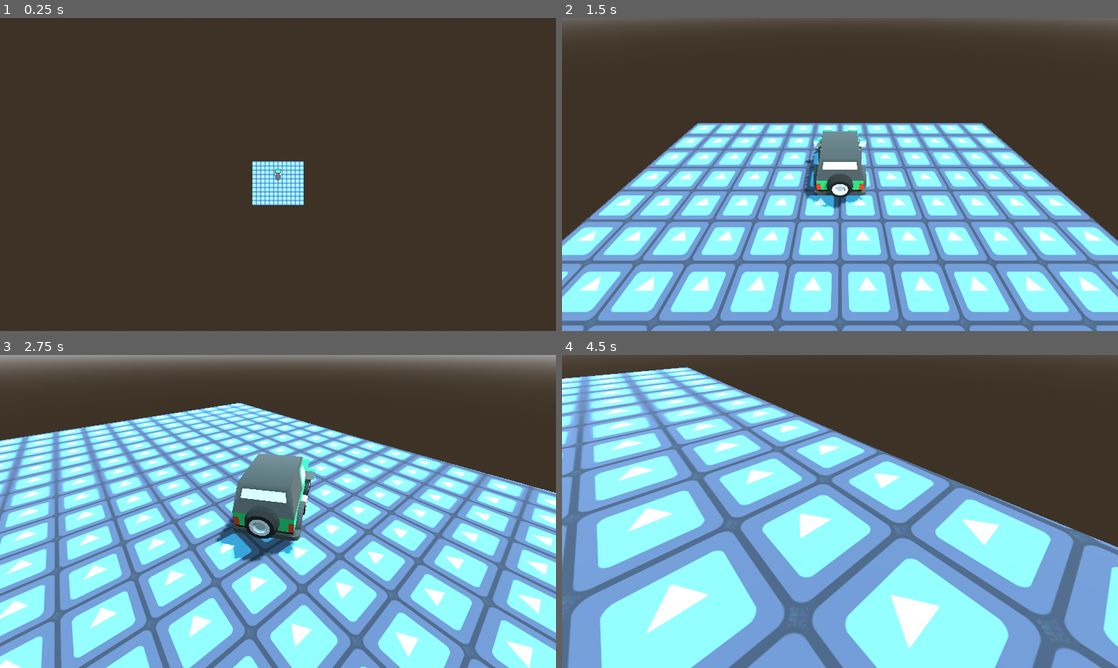
Above: before the commit, frames 1-4 (two rows, left to right).
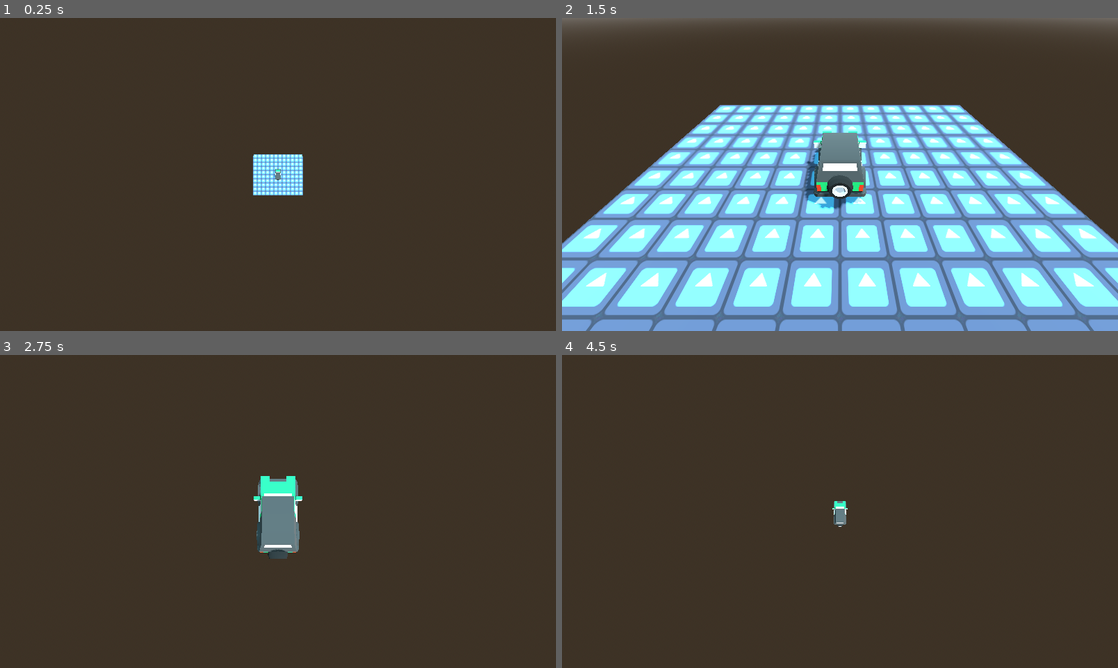
Above: after the commit, the same moments.

Repository: vachanbhogi/drive
Game: Godot game, scene res://world.tscn
Two runs of this game, one before a commit and one after it. Both use one fixed random seed, a clock stepped at 60 frames per second and the inputs below. The engine's default icon, where the game draws it, is replaced by a stand-in: a white triangle on a blue panel in a dark square.
Inputs:
- Up to frame 1 (0.25 s): no input
- Up to frame 2 (1.5 s): hold D (steer_right) 0.53-1.28 s; hold S (brake) from 1.28 s (still down)
- Up to frame 3 (2.75 s): release S (brake) at 2.03 s; hold D (steer_right) from 2.03 s (still down)
- Up to frame 4 (4.5 s): release D (steer_right) at 2.78 s; hold W (accelerate) 2.78-3.53 s; hold A (steer_left) from 3.53 s (still down)

The runs differ from the first frame. In frame 1, 1.1% of the frame differs, in the area x 45-55%, y 43-60%; in frame 2, 23%; in frame 3, 79%, in the area x 0-100%, y 0-100%; in frame 4, 73%.

Commit message:
Godot 4.2

Diff:
--- a/player/player.gd
+++ b/player/player.gd
@@ -15,6 +15,7 @@
 @onready var ground_ray = $CarMesh/RayCast3D
 @onready var right_wheel = $CarMesh/suv2/wheel_frontRight
 @onready var left_wheel = $CarMesh/suv2/wheel_frontLeft
+
 
 func _physics_process(_delta):
 	car_mesh.position = position + sphere_offset
--- a/project.godot
+++ b/project.godot
@@ -12,7 +12,7 @@
 
 config/name="drive"
 run/main_scene="res://world.tscn"
-config/features=PackedStringArray("4.0", "Forward Plus")
+config/features=PackedStringArray("4.2", "Forward Plus")
 config/icon="res://assets/icon.svg"
 
 [display]
--- a/test.tscn
+++ b/test.tscn
@@ -42,9 +42,10 @@
 [sub_resource type="ArrayMesh" id="ArrayMesh_f24jc"]
 _surfaces = [{
 "aabb": AABB(0, 0, 0, 12, 2, 1e-05),
-"format": 1,
+"format": 34359738369,
 "material": SubResource("StandardMaterial3D_5ehta"),
 "primitive": 0,
+"uv_scale": Vector4(0, 0, 0, 0),
 "vertex_count": 4,
 "vertex_data": PackedByteArray(0, 0, 0, 0, 0, 0, 0, 0, 0, 0, 0, 0, 0, 0, 64, 65, 172, 123, 18, 44, 0, 0, 0, 0, 0, 0, 64, 65, 0, 0, 0, 64, 0, 0, 0, 0, 172, 123, 18, 44, 0, 0, 0, 64, 0, 0, 0, 0)
 }]
--- a/track.gd
+++ b/track.gd
@@ -2,7 +2,7 @@
 
 var points = PackedVector3Array()
 var timer = Timer.new()
-var direction = Vector3(0, 0, 1)
+var direction = Vector3.FORWARD
 
 func _ready():
 	add_child(timer)
@@ -17,7 +17,7 @@
 	if curve.get_point_count() > 0:
 		var last_point = curve.get_point_position(curve.get_point_count() - 1)
 		var rotation_angle = deg_to_rad(randf_range(-45, 45))
-		direction = Vector3(direction.x, 0, direction.z).rotated(Vector3(0, 1, 0), rotation_angle)
 		var distance = randf_range(40, 60)
-		var new_point = Vector3(last_point.x + direction.x * distance, last_point.y, last_point.z + direction.z * distance) # Generate a new point in the current direction
+		var new_point = Vector3(last_point.x + direction.x * distance, last_point.y, last_point.z + direction.z * distance)
 		curve.add_point(new_point)
+		direction = Vector3(direction.x, 0, direction.z).rotated(Vector3.UP, rotation_angle)
--- a/world.tscn
+++ b/world.tscn
@@ -20,22 +20,12 @@
 
 [sub_resource type="Curve3D" id="Curve3D_5l4t4"]
 _data = {
-"points": PackedVector3Array(0, 0, 0, 0, 0, 0, 6, 2.08165e-12, 2.08165e-12, 0, 0, 0, 0, 0, 0, 6, 2.08165e-12, 10),
+"points": PackedVector3Array(0, 0, 0, 0, 0, 0, 2.08165e-12, -2, -5, 0, 0, 0, 0, 0, 0, 2.08165e-12, -2, 5),
 "tilts": PackedFloat32Array(0, 0)
 }
 point_count = 2
 
 [node name="World" type="Node3D"]
-
-[node name="Player" parent="." instance=ExtResource("1_wkfdp")]
-transform = Transform3D(-1, 3.48787e-16, -8.74227e-08, 3.48787e-16, 1, -3.48787e-16, 8.74227e-08, -3.48787e-16, -1, 0, 3.6632, 3)
-metadata/_edit_group_ = true
-
-[node name="CollisionShape3D" parent="Player" index="0"]
-transform = Transform3D(1, 0, 0, 0, 1, 1.12238e-23, 0, 1.12238e-23, 1, 0, 0, 0)
-
-[node name="CarMesh" parent="Player" index="1"]
-transform = Transform3D(1, 0, 0, 0, 1, 1.12238e-23, 0, 1.12238e-23, 1, 0, -1, 0)
 
 [node name="Camera3D" type="Camera3D" parent="." node_paths=PackedStringArray("target")]
 transform = Transform3D(1, 0, 0, 0, 1, 0, 0, 0, 1, 2.08165e-12, 100, 2.08165e-12)
@@ -46,7 +36,7 @@
 [node name="Affects" type="Node" parent="."]
 
 [node name="DirectionalLight3D" type="DirectionalLight3D" parent="Affects"]
-transform = Transform3D(0.433013, -0.808013, 0.399519, 0.0173376, 0.450611, 0.892552, -0.901221, -0.37956, 0.209129, 0, 0, 0)
+transform = Transform3D(0.433013, -0.808012, 0.399519, 0.0173376, 0.450611, 0.892552, -0.901221, -0.37956, 0.209129, 0, 0, 0)
 shadow_enabled = true
 
 [node name="WorldEnvironment" type="WorldEnvironment" parent="Affects"]
@@ -58,7 +48,7 @@
 
 [node name="CSGPolygon3D" type="CSGPolygon3D" parent="."]
 use_collision = true
-polygon = PackedVector2Array(0, 0, 12, 2.08165e-12, 12, 2, 2.08165e-12, 2)
+polygon = PackedVector2Array(-6, 2.08165e-12, 6, 2.08165e-12, 6, -2, -6, -2)
 mode = 2
 path_node = NodePath("../Track")
 path_interval_type = 0
@@ -71,4 +61,5 @@
 path_joined = false
 material = ExtResource("3_8ra6c")
 
-[editable path="Player"]
+[node name="Player" parent="." instance=ExtResource("1_wkfdp")]
+metadata/_edit_group_ = true
Not shown: 2 places in test.tscn that only renumber resources
